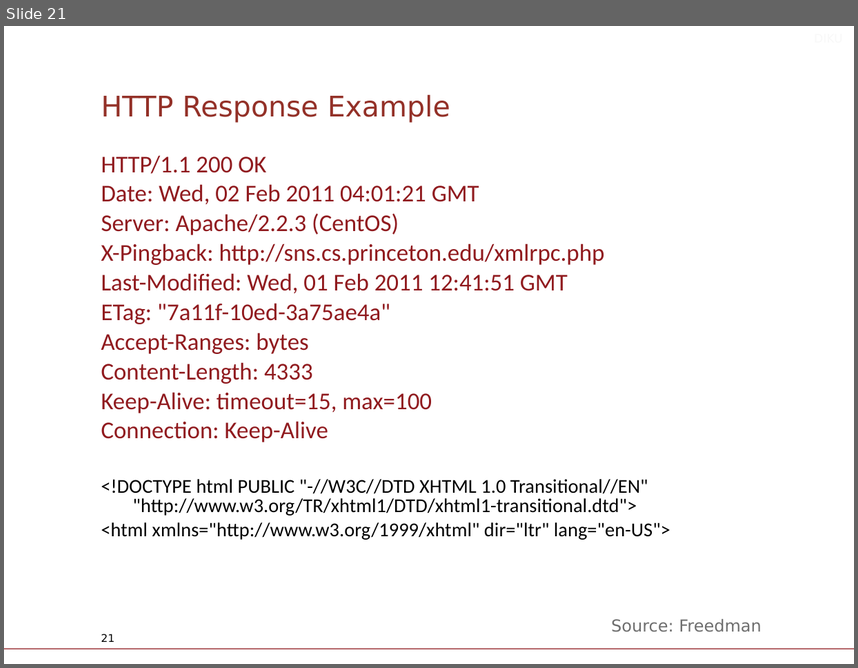
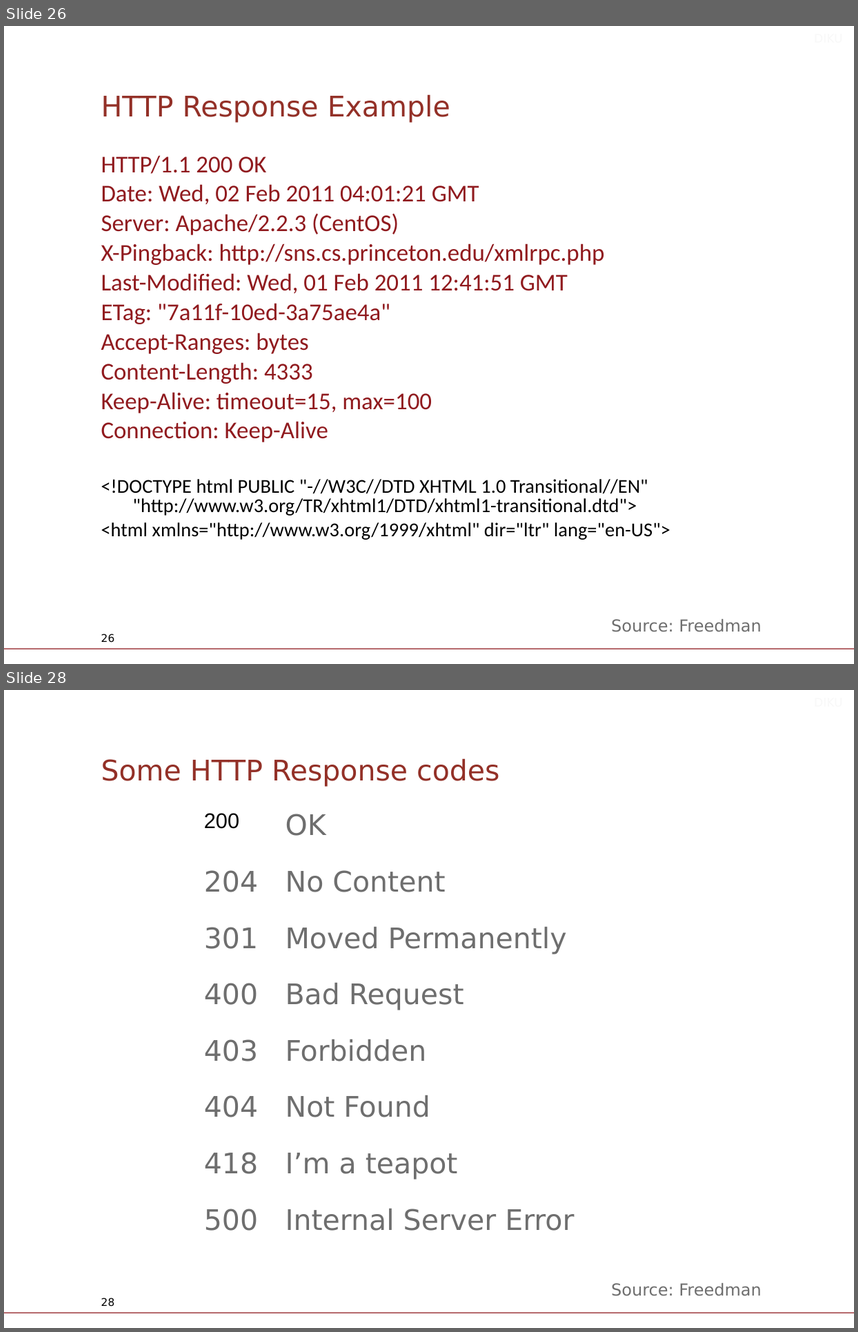
Before and after one commit to diku-compSys/compSys-e2021-pub, a slide deck: lectures/211103_application_layer_http/slides.odp. Shown one above the other, each under a label of ours: slide 21 before the commit, slides 26 and 28 after it; the slides between them are not shown. The pictures are 858x668 and 858x1332 pixels, drawn with LibreOffice and Linux fonts; fonts in the diff are those of the drawing; background and template pictures are left out. Boxes give left, top, right and bottom in pixels: in the first picture for what was removed or moved away, otherwise in the second. Text is boxed around its words. In the diff, an @@ line names an element or a change of style, - is before the commit and + after.

```diff
--- a/lectures/211103_application_layer_http/slides.odp
+++ b/lectures/211103_application_layer_http/slides.odp
@@ slide 28 added at (x1=4, y1=690, x2=854, y2=1328), background #FFFFFF; not listed: 1 template element that a slide beside it also shows @@
@@ text added at (x1=270, y1=690, x2=851, y2=715), 10 pt, text #F8F8F8 @@
+DIKU
@@ title added at (x1=101, y1=758, x2=499, y2=787), 24 pt, text #933027 @@
+Some HTTP Response codes
@@ table added at (x1=195, y1=805, x2=668, y2=1255), 8 rows, 2 columns @@
+200 | OK
+204 | No Content
+301 | Moved Permanently
+400 | Bad Request
+403 | Forbidden
+404 | Not Found
+418 | I’m a teapot
+500 | Internal Server Error
@@ text added at (x1=611, y1=1283, x2=761, y2=1296), 14 pt, text #6E6E6E @@
+Source: Freedman
@@ page number added at (x1=101, y1=1297, x2=115, y2=1306), 9 pt, text #000000 @@
+28
@@ what was slide 21 is now slide 26 @@
@@ page number at (x1=101, y1=633, x2=115, y2=642): text changed @@
-21
+26
```
Also in this commit, not shown: 12 slides changed, 7 other slides added, 3 other files.
